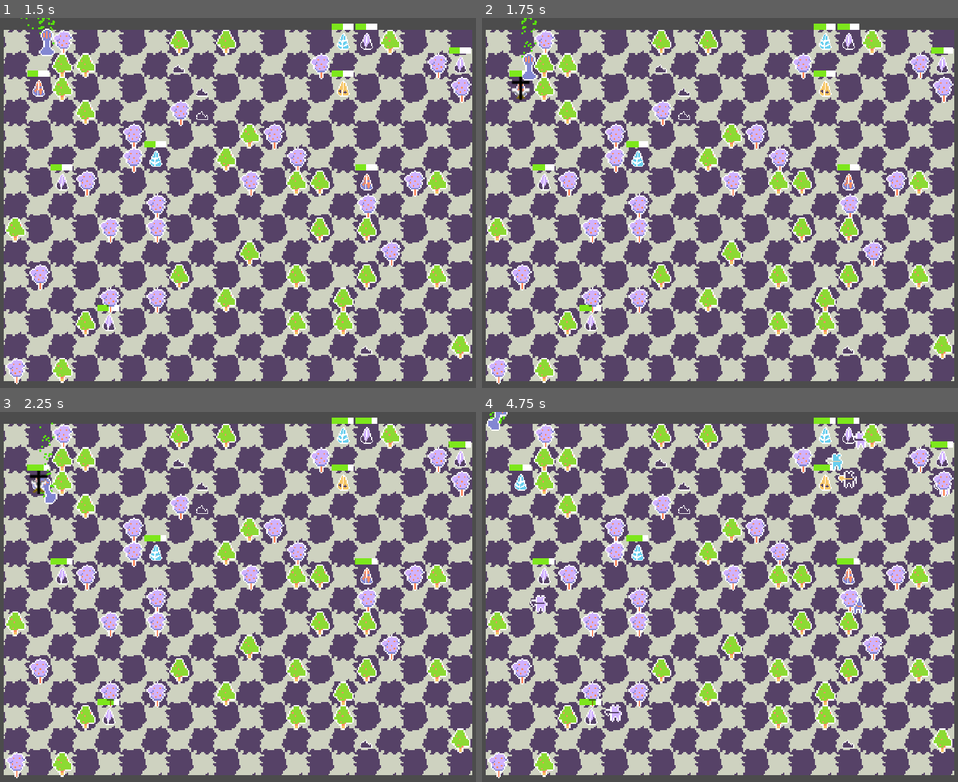
Above: before the commit, frames 1-4 (two rows, left to right).
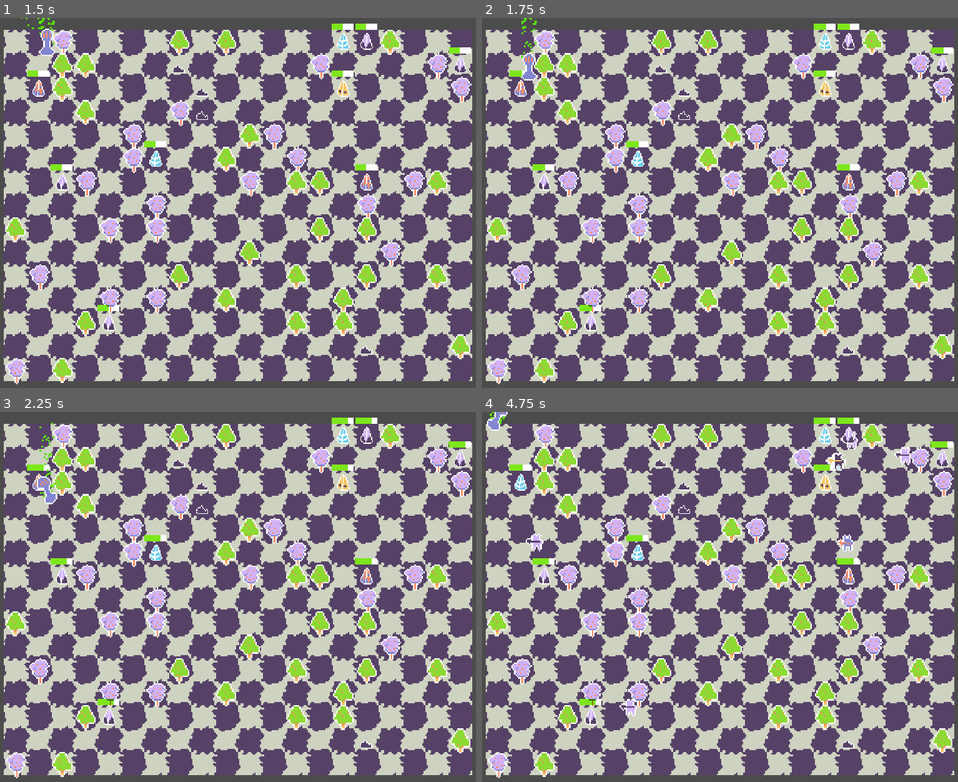
Above: after the commit, the same moments.

Repository: zac112/HenriKuest
Game: Godot game, scene res://Assets/Scenes/Main.tscn
Same seed, same stepped clock (60 frames per second), same inputs: the game is played once before the commit and once after it. The engine's default icon, where the game draws it, is replaced by a stand-in: a white triangle on a blue panel in a dark square.
Inputs:
- Up to frame 1 (1.5 s): tap Enter at 0.5 s; hold D (move_right) 0.53-1.28 s; tap C (command_troops) at 0.6, 1.35 s; hold S (move_down) from 1.28 s (still down)
- Up to frame 2 (1.75 s): keep holding S (move_down)
- Up to frame 3 (2.25 s): release S (move_down) at 2.03 s; hold D (move_right) from 2.03 s (still down); tap C (command_troops) at 2.1 s
- Up to frame 4 (4.75 s): release D (move_right) at 2.78 s; hold W (move_up) 2.78-3.53 s; tap C (command_troops) at 2.85, 3.6, 4.35 s; hold A (move_left) from 3.53 s (still down)

Frame 1 is identical in both runs. In frame 2, 0.1% of the frame differs, in the area x 6-11%, y 15-23%; in frame 3, 0.1%; in frame 4, 1.0%, in the area x 9-99%, y 5-84%.

Commit message:
Created some enemy behaviour

Diff:
--- a/Assets/Scripts/EnemyTent.gd
+++ b/Assets/Scripts/EnemyTent.gd
@@ -39,10 +39,12 @@
 	if (combat == true && battleTimer.is_stopped()):
 		battleTimer.start()
 
-	#if combat == false && defenders.size() >= minDefendersToAttack:
-		#_attack()
+	if combat == false && defenders.size() >= minDefendersToAttack:
+		_attack()
 		symbolShowing = true
 		get_parent().add_child(symbol)
+
+
 	if (combat == false and symbolShowing):
 		symbolShowing = false
 		get_parent().remove_child(symbol)
@@ -58,9 +60,11 @@
 
 	var closestTent = playerTents[0]
 
-	#for tent in playerTents:
-		#if tent.get_global_pos().distance_to(parentSquare) < closestTent.get_global_pos().distance_to(parentSquare):
-			#closestTent = tent
+	#print(closestTent.get_parent().position.distance_to(parentSquare.position))
+
+	for tent in playerTents:
+		if tent.get_parent().position.distance_to(parentSquare.position) < closestTent.get_parent().position.distance_to(parentSquare.position):
+			closestTent = tent
 
 	for defender in defenders:
 		defender.setTarget(closestTent.get_parent())
